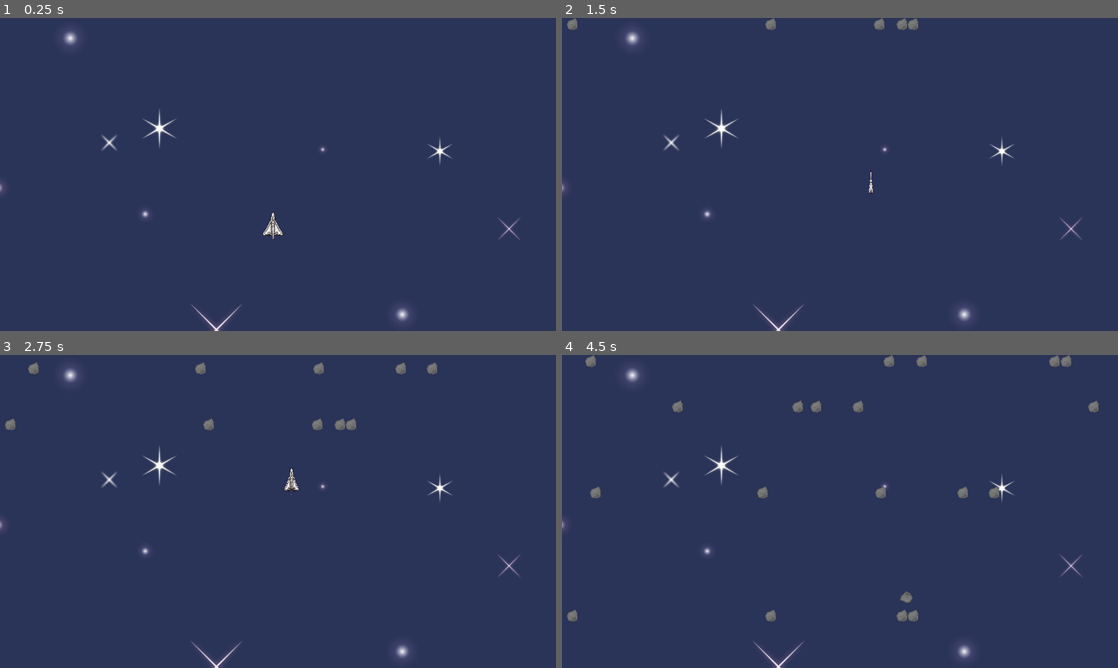
Above: before the commit, frames 1-4 (two rows, left to right).
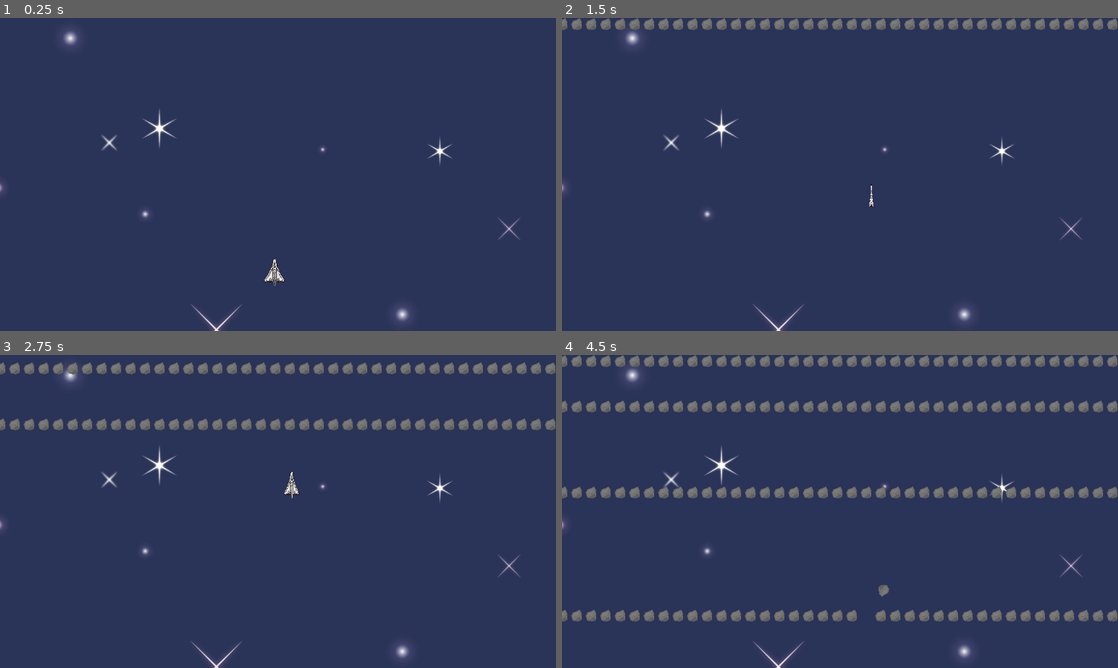
Above: after the commit, the same moments.

Repository: Joel-Singh/a-plain-catastrophe
Game: Godot game, scene res://scenes/levels/level1/level1.tscn
The game is run twice, just before and just after one commit, with the same random seed, the same clock (stepped at 60 frames per second) and the same inputs. Before the commit the project starts from res://scenes/Main.tscn.
Inputs (mouse positions are in pixels of both pictures, inside the frame that each line leads up to):
- Up to frame 1 (0.25 s): no input
- Up to frame 2 (1.5 s): move the mouse to (962, 158) at 0.52 s; move the mouse to (728, 190) at 1.27 s
- Up to frame 3 (2.75 s): move the mouse to (333, 442) at 2.02 s
- Up to frame 4 (4.5 s): move the mouse to (812, 574) at 2.77 s; move the mouse to (1006, 558) at 3.52 s; move the mouse to (673, 464) at 4.27 s

The runs differ from the first frame. In frame 1, 0.3% of the frame differs, in the area x 47-52%, y 62-86%; in frame 2, 2.2%; in frame 3, 4.2%; in frame 4, 8.3%, in the area x 0-100%, y 0-86%.

Commit message:
Change Main to levelTemplate and level1

Diff:
--- a/project.godot
+++ b/project.godot
@@ -11,7 +11,7 @@
 [application]
 
 config/name="a-plain-catastrophe"
-run/main_scene="res://scenes/Main.tscn"
+run/main_scene="res://scenes/levels/level1/level1.tscn"
 config/features=PackedStringArray("4.2", "Forward Plus")
 config/icon="res://icon.svg"
 
--- a/scenes/Main.tscn
+++ /dev/null
@@ -1,23 +0,0 @@
-[gd_scene load_steps=4 format=3 uid="uid://c10j5mj4ye2bs"]
-
-[ext_resource type="PackedScene" uid="uid://bn5mdobt1twda" path="res://scenes/Player.tscn" id="1_ois2d"]
-[ext_resource type="Script" path="res://scenes/SpawnObstacles.gd" id="1_whgvq"]
-[ext_resource type="Texture2D" uid="uid://wkqnjsslx3hg" path="res://assets/background.png" id="3_du8vg"]
-
-[node name="Main" type="Node2D"]
-
-[node name="Player" parent="." instance=ExtResource("1_ois2d")]
-position = Vector2(563, 461)
-
-[node name="ObstacleTimer" type="Timer" parent="."]
-process_callback = 0
-autostart = true
-script = ExtResource("1_whgvq")
-
-[node name="Sprite2D" type="Sprite2D" parent="."]
-z_index = -5
-position = Vector2(553, 459)
-scale = Vector2(1.055, 1.055)
-texture = ExtResource("3_du8vg")
-
-[connection signal="timeout" from="ObstacleTimer" to="ObstacleTimer" method="_on_timeout"]
--- /dev/null
+++ b/scenes/levels/level1/level1.tscn
@@ -0,0 +1,14 @@
+[gd_scene load_steps=3 format=3 uid="uid://b76cqhw3m5q2o"]
+
+[ext_resource type="PackedScene" uid="uid://ho1yo2j5k0io" path="res://scenes/levels/levelTemplate.tscn" id="1_54afx"]
+[ext_resource type="Script" path="res://scenes/levels/level1/spawnObstacles.gd" id="2_vd5or"]
+
+[node name="Main" instance=ExtResource("1_54afx")]
+
+[node name="Player" parent="." index="0"]
+position = Vector2(567, 580)
+
+[node name="ObstacleTimer" parent="." index="1"]
+script = ExtResource("2_vd5or")
+
+[connection signal="timeout" from="ObstacleTimer" to="ObstacleTimer" method="_on_timeout"]
--- a/scenes/SpawnObstacles.gd
+++ b/scenes/levels/level1/spawnObstacles.gd
@@ -12,8 +12,14 @@
 
 
 func _on_timeout() -> void:
-  for n in 5:
+  var obstacles = []
+  var distanceBetweenObstacle = 30
+  for positionX in range(
+    0, get_parent().get_viewport_rect().size.x, distanceBetweenObstacle
+  ):
     var newObstacle = obstacle.instantiate()
-    var screen = get_parent().get_viewport_rect()
-    newObstacle.position.x = randi() % int(screen.size.x)
-    add_child(newObstacle)
+    newObstacle.position.x = positionX
+    obstacles.append(newObstacle)
+
+  for obstacle in obstacles:
+    get_parent().add_child(obstacle)
--- /dev/null
+++ b/scenes/levels/levelTemplate.tscn
@@ -0,0 +1,20 @@
+[gd_scene load_steps=3 format=3 uid="uid://ho1yo2j5k0io"]
+
+[ext_resource type="PackedScene" uid="uid://bn5mdobt1twda" path="res://scenes/Player.tscn" id="1_yy4n2"]
+[ext_resource type="Texture2D" uid="uid://wkqnjsslx3hg" path="res://assets/background.png" id="3_ofxa2"]
+
+[node name="Main" type="Node2D"]
+
+[node name="Player" parent="." instance=ExtResource("1_yy4n2")]
+position = Vector2(567, 558)
+
+[node name="ObstacleTimer" type="Timer" parent="."]
+process_callback = 0
+autostart = true
+
+[node name="Sprite2D" type="Sprite2D" parent="."]
+z_index = -5
+position = Vector2(553, 459)
+scale = Vector2(1.055, 1.055)
+texture = ExtResource("3_ofxa2")
+metadata/_edit_lock_ = true
